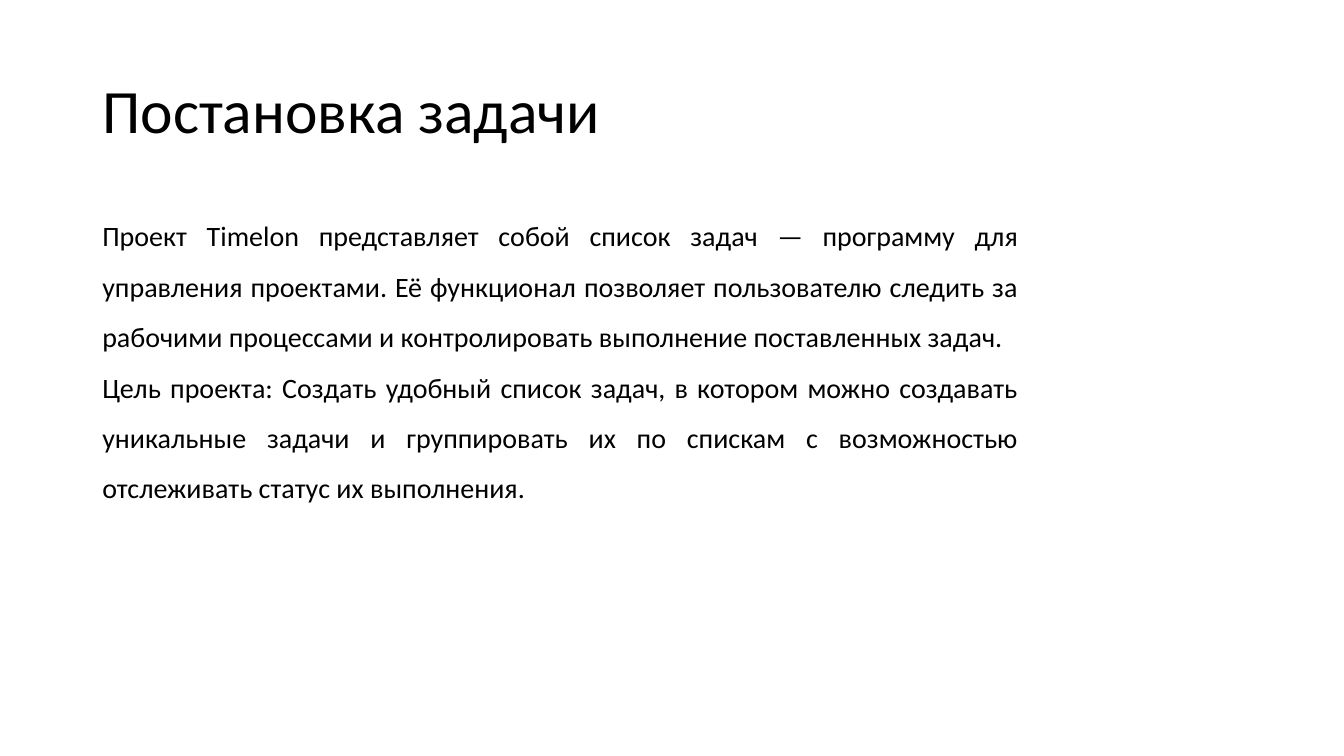
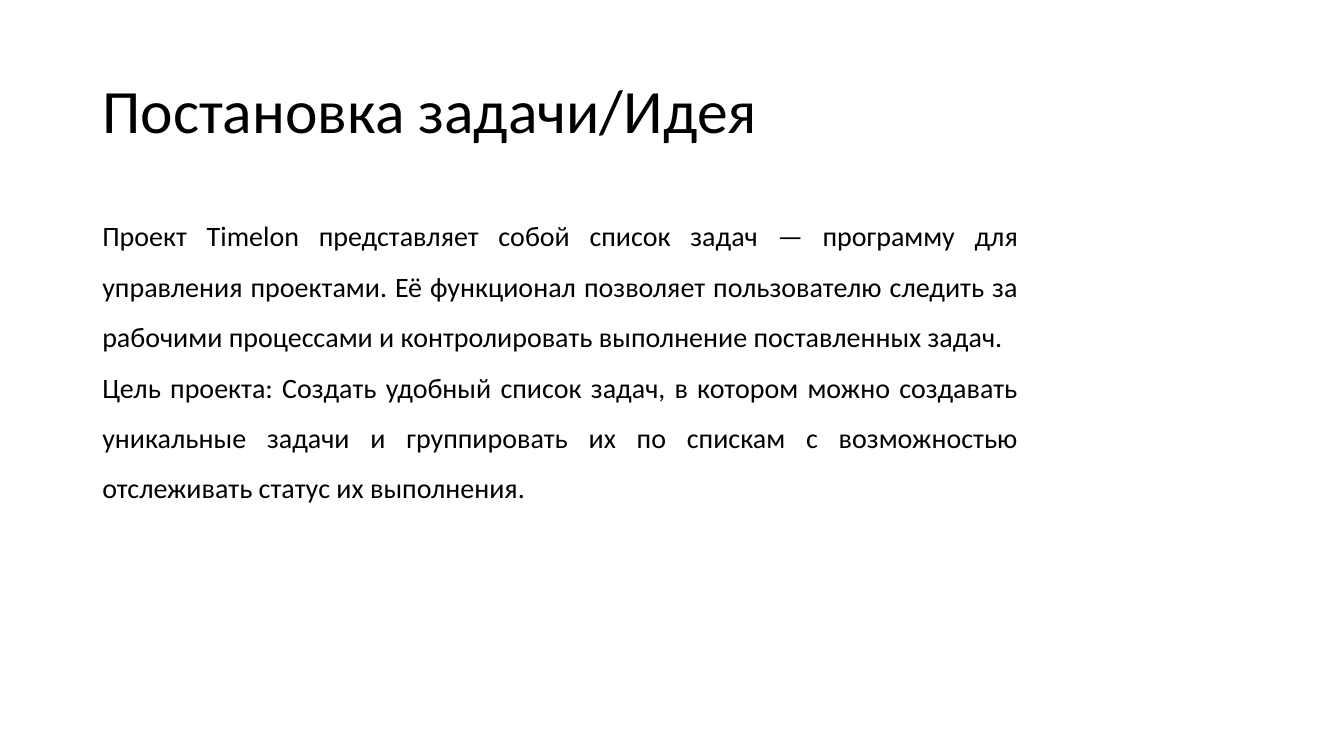
Before and after one commit to N0tilT/Timelon, a slide deck: slide 2 of docs/Timelon.pptx. Drawn at 1344x756 pixels with LibreOffice and Linux fonts; fonts in the diff are those of the drawing. Boxes give left, top, right and bottom in pixels: in the first picture for what was removed or moved away, otherwise in the second. Text is boxed around its words. In the diff, an @@ line names an element or a change of style, - is before the commit and + after.

```diff
--- a/docs/Timelon.pptx
+++ b/docs/Timelon.pptx
@@ title at bbox=[102, 90, 756, 143]: text changed @@
-Постановка задачи
+Постановка задачи/Идея
```
Also in this commit, not shown: 1 other slide changed, 18 slides added.
